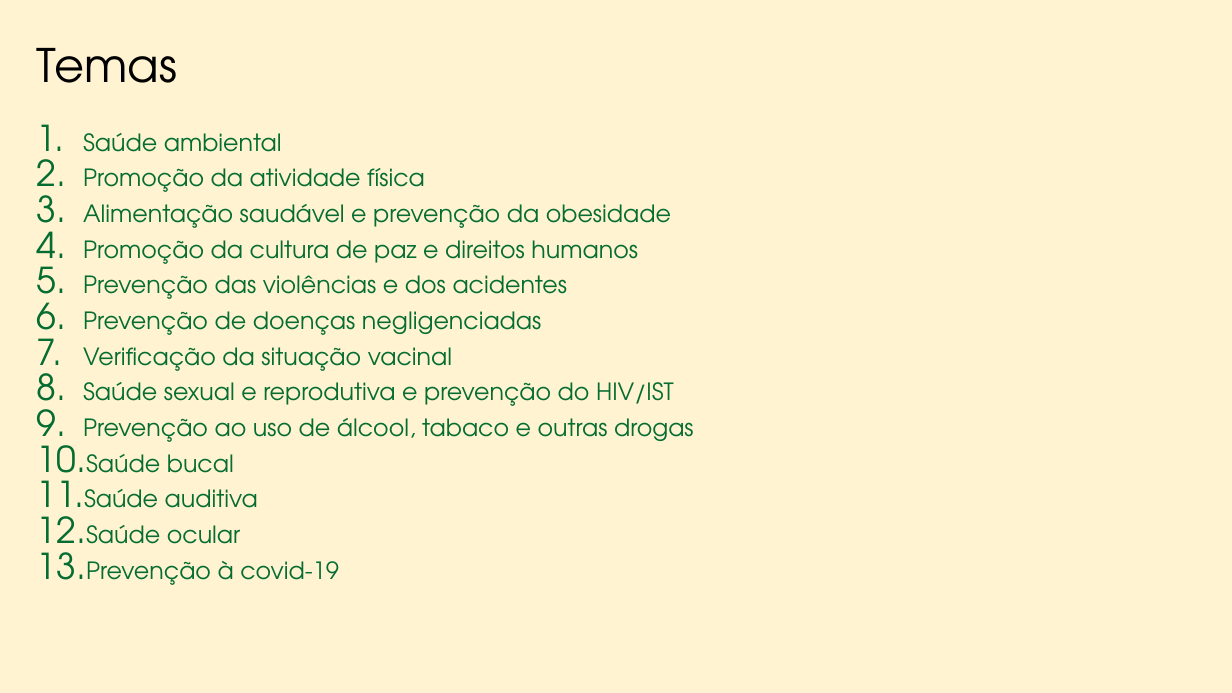
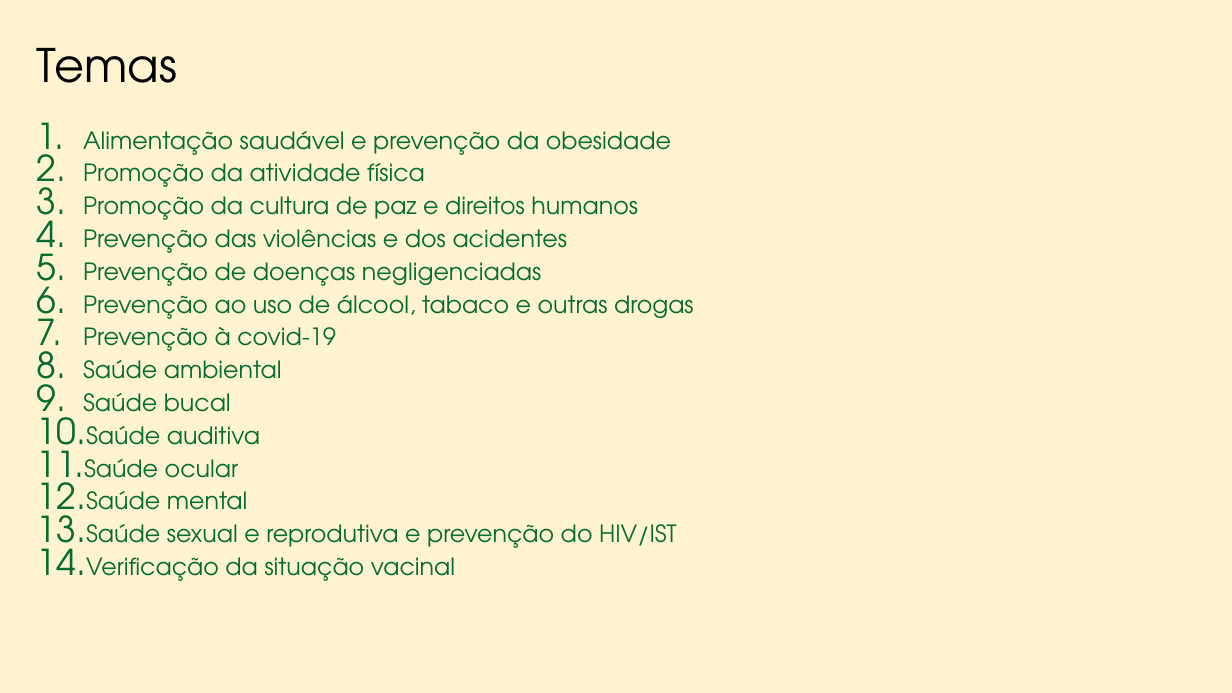
Before and after one commit to marfontenele2/MeusCursos, a slide deck: slide 18 of PSE.pptx (slide 20 before the commit). Drawn at 1232x693 pixels with LibreOffice and Linux fonts; fonts in the diff are those of the drawing; background and template pictures are left out. Boxes give left, top, right and bottom in pixels: in the first picture for what was removed or moved away, otherwise in the second. Text is boxed around its words. In the diff, an @@ line names an element or a change of style, - is before the commit and + after.

Commit message:
PSE 22/06/2023

```diff
--- a/PSE.pptx
+++ b/PSE.pptx
@@ text at (x1=83, y1=131, x2=671, y2=155): text changed @@
-1. Saúde ambiental
+1. Alimentação saudável e prevenção da obesidade
@@ text at (x1=83, y1=163, x2=694, y2=478): line spacing 0.8 to 0.7 @@
@@ text at (x1=83, y1=204, x2=671, y2=228): paragraph removed @@
-3. Alimentação saudável e prevenção da obesidade
@@ text at (x1=83, y1=327, x2=336, y2=379): paragraphs added @@
+7. Prevenção à covid-19
+8. Saúde ambiental
@@ text at (x1=83, y1=347, x2=674, y2=406): paragraphs removed @@
-7. Verificação da situação vacinal
-8. Saúde sexual e reprodutiva e prevenção do HIV/IST
@@ text at (x1=86, y1=491, x2=677, y2=581): text changed @@
-13. Prevenção à covid-19
+12. Saúde mental
+13. Saúde sexual e reprodutiva e prevenção do HIV/IST
+14. Verificação da situação vacinal
```
Also in this commit, not shown: 2 other slides changed, 4 slides added, 6 slides removed.
